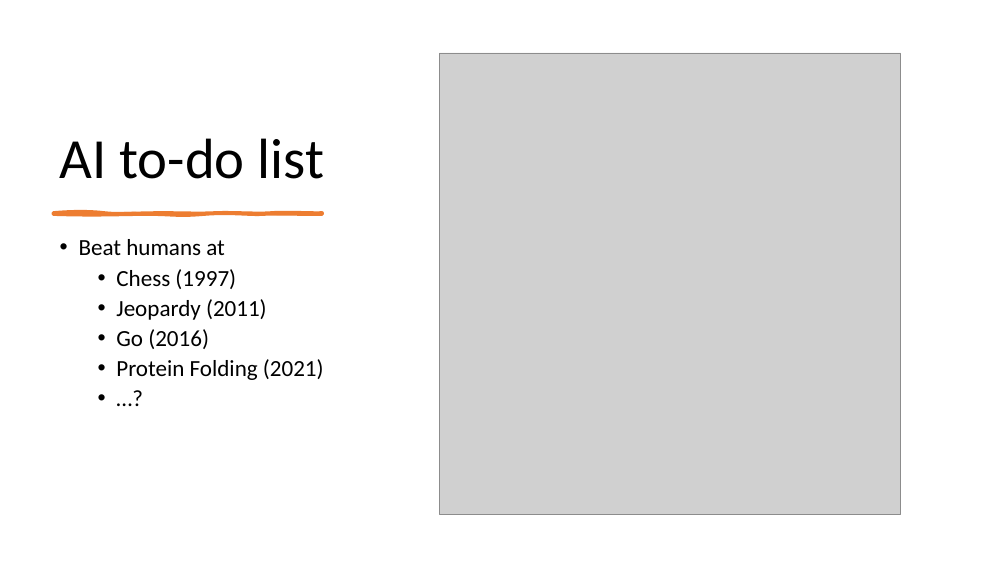
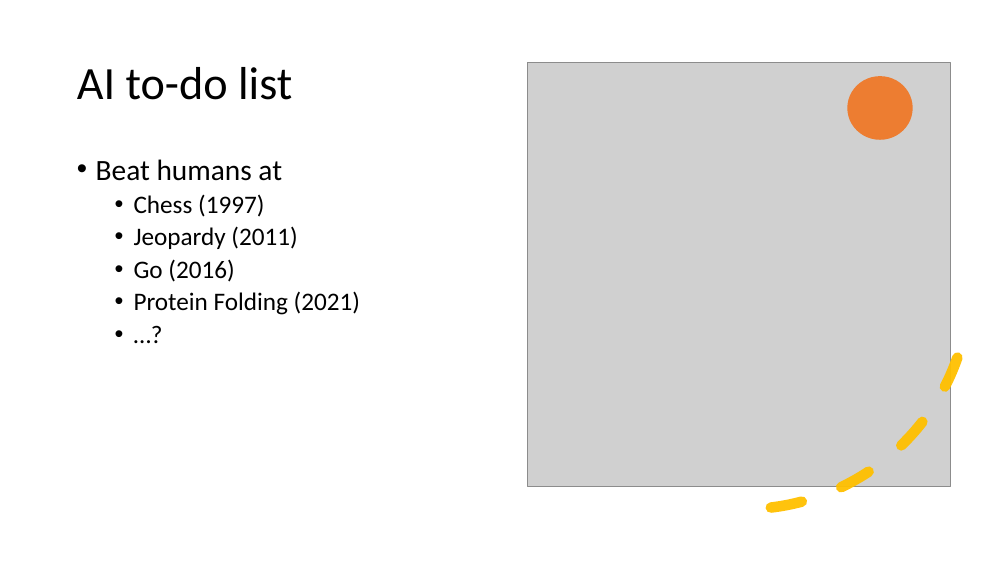
Before and after one commit to perslaursen/OOProg22, a slide deck: slide 18 of Chap/Start/Presentations/IT-Intro2022.pptx. Drawn at 1008x567 pixels with LibreOffice and Linux fonts; fonts in the diff are those of the drawing; grey boxes stand for pictures. Boxes give left, top, right and bottom in pixels: in the first picture for what was removed or moved away, otherwise in the second. Text is boxed around its words. In the diff, an @@ line names an element or a change of style, - is before the commit and + after.

```diff
--- a/Chap/Start/Presentations/IT-Intro2022.pptx
+++ b/Chap/Start/Presentations/IT-Intro2022.pptx
@@ title "AI to-do list": place and size @@
-title "AI to-do list" at (60,138,324,179)
+title "AI to-do list" at (77,67,292,100)
@@ title "AI to-do list" at (77,67,292,100): size 54 to 44 pt; vertical alignment bottom to middle @@
@@ arc (boxed as its full ellipse) added at (493,32,995,534), outline #FFC000 10 pt dashed @@
@@ picture: place and size @@
-picture at (440,53,901,514)
+picture at (527,63,951,486)
@@ ellipse added at (848,76,913,140), fill #ED7D31 @@
@@ text "Beat humans at": place and size @@
-text "Beat humans at" at (79,239,324,380)
+text "Beat humans at" at (96,159,360,315)
@@ text "Beat humans at" at (96,159,360,315): size 22 to 28 pt in "Beat humans at"; size 22 to 24 pt in "Chess (1997)", "Jeopardy (2011)", "Go (2016)", "Protein Folding (2021)" and 1 more places @@
@@ freeform shape removed at (53,212,322,214) @@
```
Also in this commit, not shown: 13 other slides changed, 8 other files.
